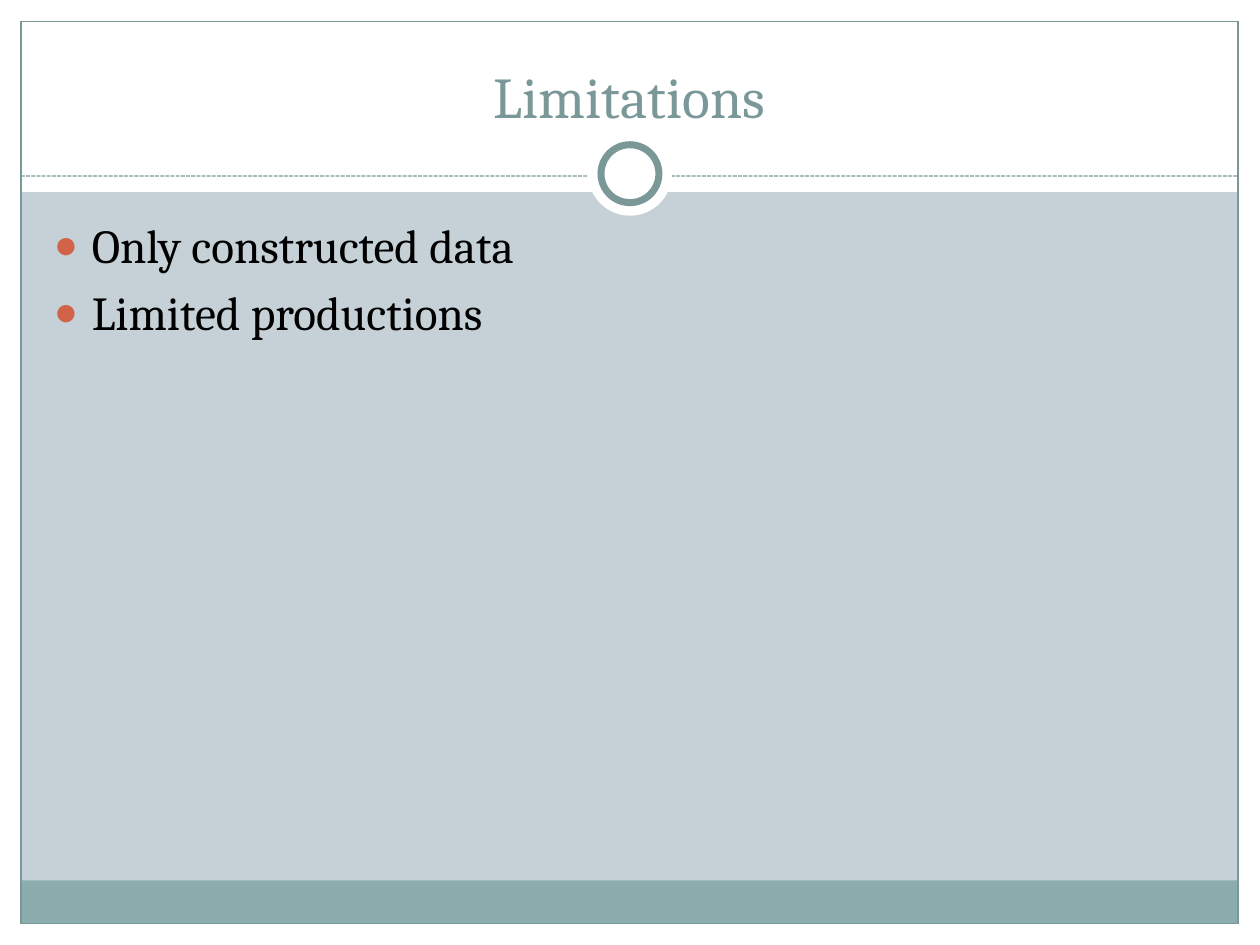
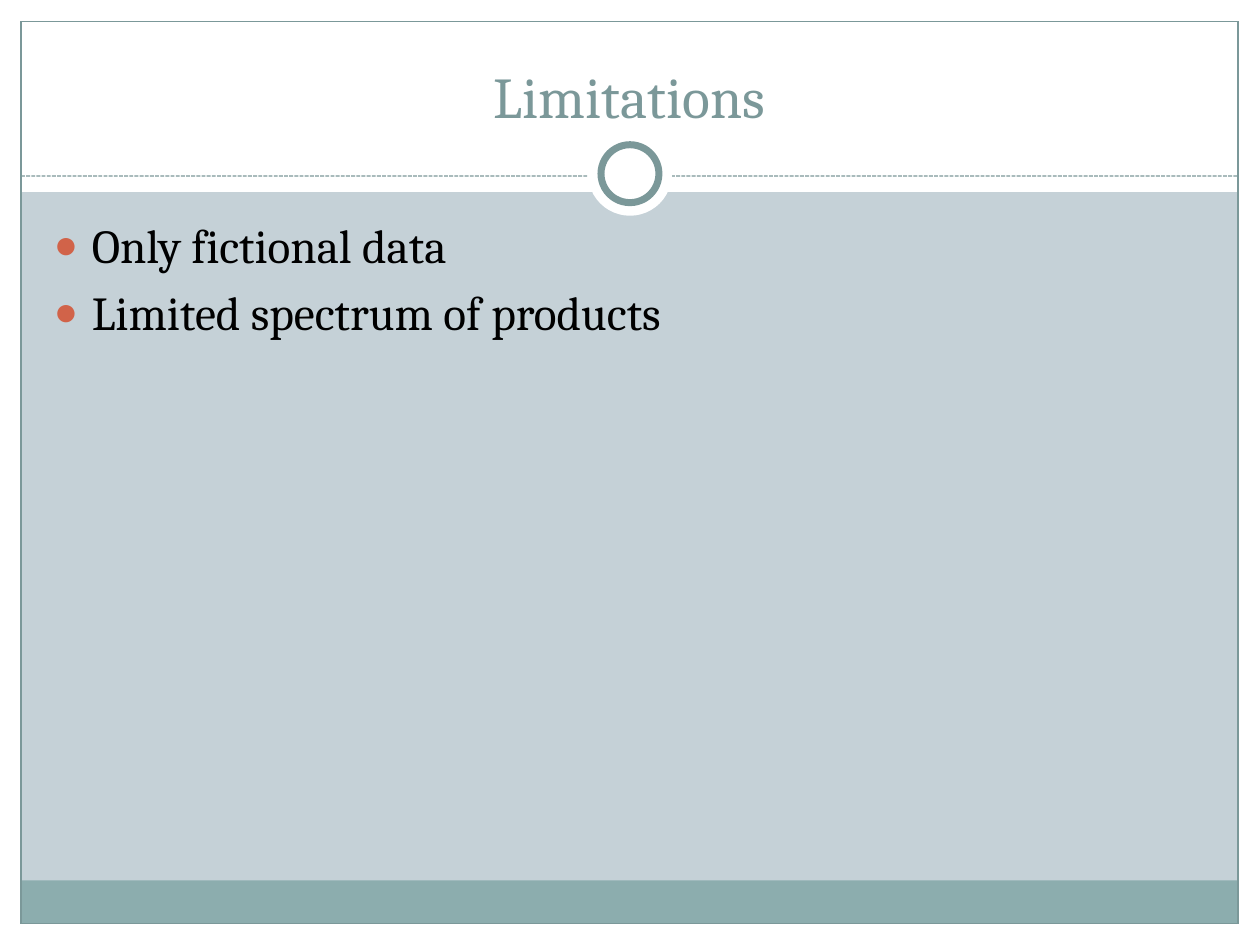
Before and after one commit to liinie/CallABike, a slide deck: slide 6 of doc/exercise_plan/slides/lca_exercise plan.pptx. Drawn at 1260x945 pixels with LibreOffice and Linux fonts; fonts in the diff are those of the drawing. Boxes give left, top, right and bottom in pixels: in the first picture for what was removed or moved away, otherwise in the second. Text is boxed around its words. In the diff, an @@ line names an element or a change of style, - is before the commit and + after.

Commit message:
slides update

```diff
--- a/doc/exercise_plan/slides/lca_exercise plan.pptx
+++ b/doc/exercise_plan/slides/lca_exercise plan.pptx
@@ text at bbox=[92, 229, 660, 339]: text changed @@
-● Only constructed data
-● Limited productions
+● Only fictional data
+● Limited spectrum of products
```
Also in this commit, not shown: 1 other slide changed, 2 slides added, 2 slides removed.
